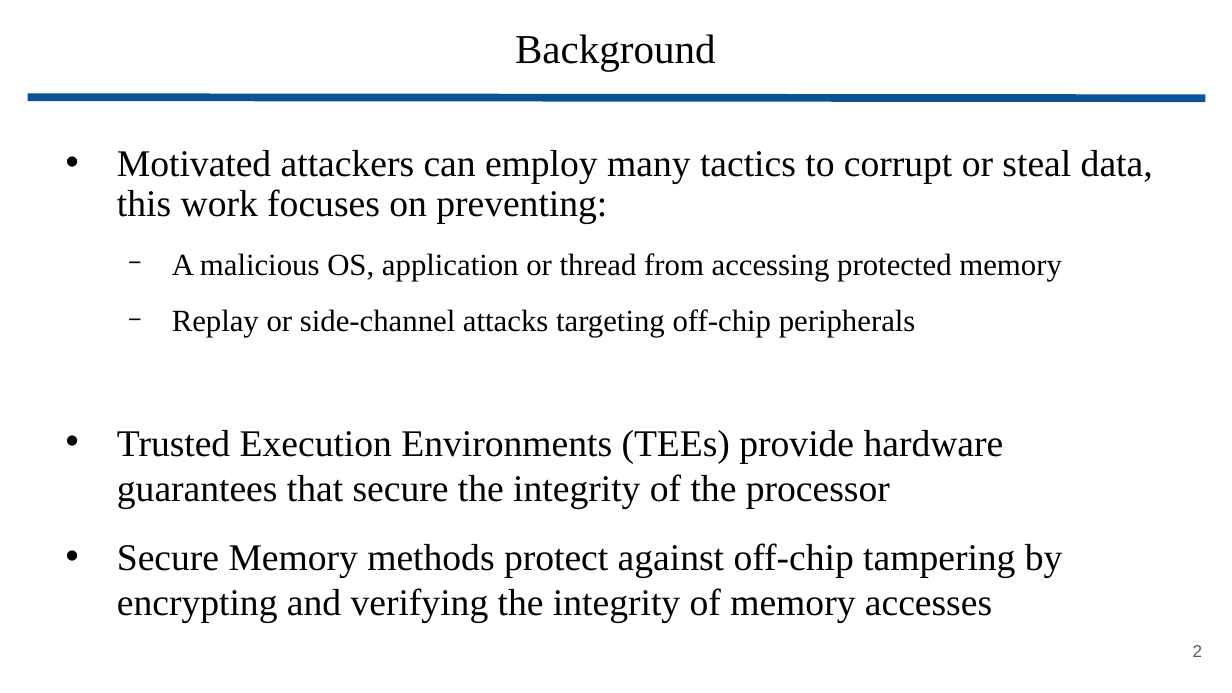
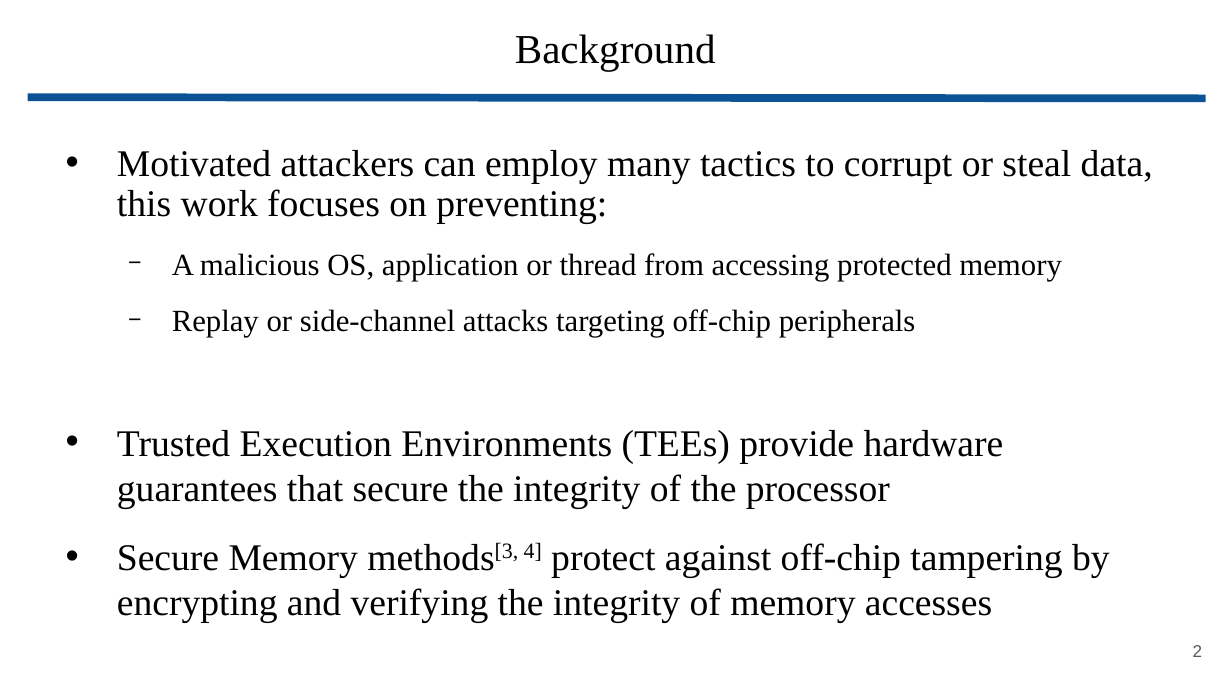
Before and after one commit to wbuz24/grad-research, a slide deck: slide 2 of presentations/YARCH25_lightning.pptx. Drawn at 1232x693 pixels with LibreOffice and Linux fonts; fonts in the diff are those of the drawing. Boxes give left, top, right and bottom in pixels: in the first picture for what was removed or moved away, otherwise in the second. Text is boxed around its words. In the diff, an @@ line names an element or a change of style, - is before the commit and + after.

```diff
--- a/presentations/YARCH25_lightning.pptx
+++ b/presentations/YARCH25_lightning.pptx
@@ text at (117,542,1110,623): text changed @@
-• Secure Memory methods protect against off-chip tampering by encrypting and verifying the integrity of memory accesses
+• Secure Memory methods[3, 4] protect against off-chip tampering by encrypting and verifying the integrity of memory accesses
```
Also in this commit, not shown: 2 other slides changed, 4 slides added, 2 slides removed, 1 other file.
